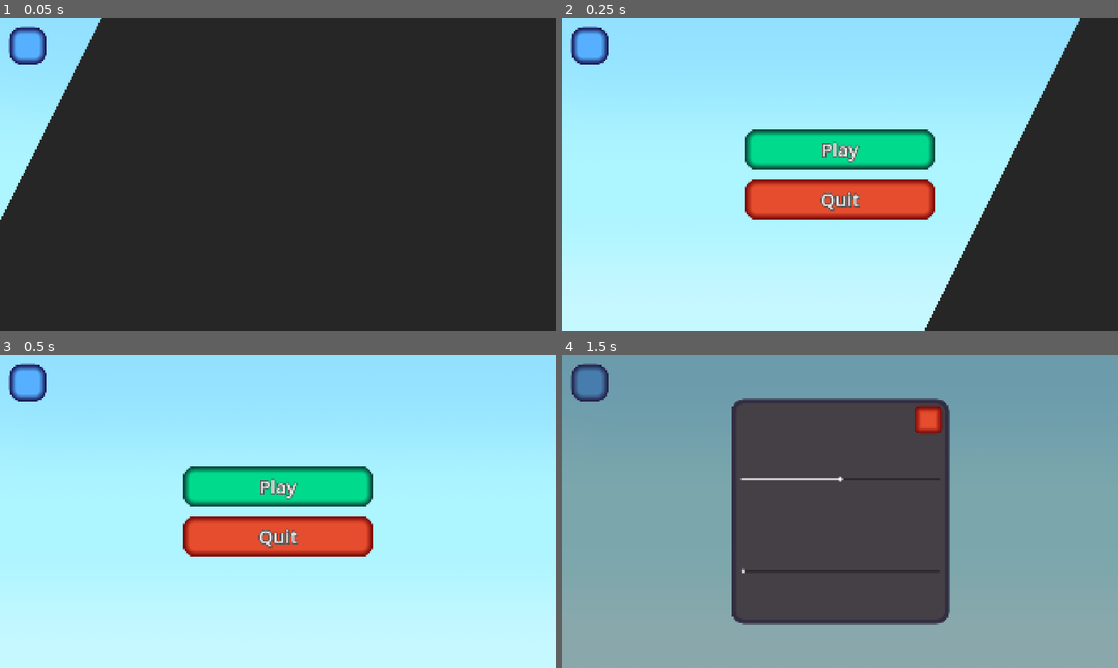
Above: before the commit, frames 1-4 (two rows, left to right).
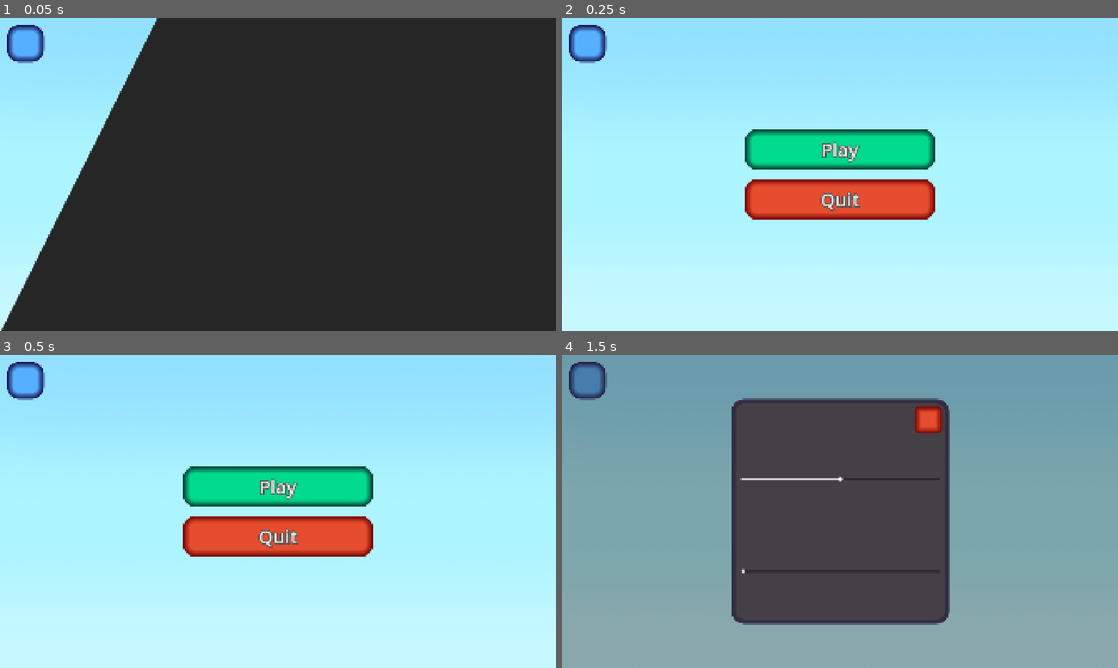
Above: after the commit, the same moments.

Repository: urebus-godot/red-ball-game
Game: Godot game, scene res://scenes_scripts/ui/root/main_menu.tscn
The game is run twice, just before and just after one commit, with the same random seed, the same clock (stepped at 60 frames per second) and the same inputs.
Inputs (mouse positions are in pixels of both pictures, inside the frame that each line leads up to; where the layout moved, square brackets give the same spot in the first picture):
- Up to frame 1 (0.05 s): no input
- Up to frame 2 (0.25 s): no input
- Up to frame 3 (0.5 s): no input
- Up to frame 4 (1.5 s): click (589, 380) [589, 383] at 0.5 s; click "Play" at 1.25 s

The runs differ from the first frame. In frame 1, 9.0% of the frame differs, in the area x 0-29%, y 0-100%; in frame 2, 21%, in the area x 1-100%, y 0-100%; in frame 3, 0.5%; in frame 4, 0.5%.

Commit message:
Making game UI

Diff:
--- a/globals/transition/transition_screen.gd
+++ b/globals/transition/transition_screen.gd
@@ -1,19 +1,23 @@
 extends CanvasLayer
 
-const START_TWEEN_POSITION: float = -280
-const END_TWEEN_POSITION: float = 2600
+const START_TWEEN_POSITION_X: float = -280
+const END_TWEEN_POSITION_X: float = 2600
+const START_POSITION_X: float = START_TWEEN_POSITION_X - END_TWEEN_POSITION_X
+const TWEEN_DURATION: float = 0.26
 
 @onready var panel: Panel = $Panel
 
 
 func start_trans() -> void:
+	panel.position.x = START_POSITION_X
 	var tween = panel.create_tween()
-	tween.tween_property(panel, "position:x", START_TWEEN_POSITION, 0.4)
+	tween.tween_property(panel, "position:x", START_TWEEN_POSITION_X, TWEEN_DURATION)
 	await tween.finished
 
 func end_trans() -> void:
+	panel.position.x = START_TWEEN_POSITION_X
 	var tween = panel.create_tween()
-	tween.tween_property(panel, "position:x", END_TWEEN_POSITION, 0.4)
+	tween.tween_property(panel, "position:x", END_TWEEN_POSITION_X, TWEEN_DURATION)
 	await tween.finished
 
 
@@ -24,4 +28,4 @@
 
 
 func _ready() -> void:
-	panel.position.x = -280
+	end_trans()
--- a/project.godot
+++ b/project.godot
@@ -79,6 +79,16 @@
 "events": [Object(InputEventKey,"resource_local_to_scene":false,"resource_name":"","device":-1,"window_id":0,"alt_press …(192 unchanged characters)…
 ]
 }
+pause={
+"deadzone": 0.2,
+"events": [Object(InputEventKey,"resource_local_to_scene":false,"resource_name":"","device":-1,"window_id":0,"alt_pressed":false,"shift_pressed":false,"ctrl_pressed":false,"meta_pressed":false,"pressed":false,"keycode":0,"physical_keycode":4194305,"key_label":0,"unicode":0,"location":0,"echo":false,"script":null)
+]
+}
+restart={
+"deadzone": 0.2,
+"events": [Object(InputEventKey,"resource_local_to_scene":false,"resource_name":"","device":-1,"window_id":0,"alt_pressed":false,"shift_pressed":false,"ctrl_pressed":true,"meta_pressed":false,"pressed":false,"keycode":0,"physical_keycode":82,"key_label":0,"unicode":0,"location":0,"echo":false,"script":null)
+]
+}
 
 [layer_names]
 
--- /dev/null
+++ b/resources/themes/blue_square_button.tres
@@ -0,0 +1,58 @@
+[gd_resource type="Theme" format=3 uid="uid://c6yrnifyunf8d"]
+
+[sub_resource type="StyleBoxEmpty" id="StyleBoxEmpty_n363v"]
+
+[sub_resource type="StyleBoxFlat" id="StyleBoxFlat_aify2"]
+bg_color = Color(0.51, 0.82033336, 1, 1)
+border_width_left = 24
+border_width_top = 24
+border_width_right = 24
+border_width_bottom = 24
+border_color = Color(0.094600014, 0.12814008, 0.43, 1)
+border_blend = true
+corner_radius_top_left = 40
+corner_radius_top_right = 40
+corner_radius_bottom_right = 40
+corner_radius_bottom_left = 40
+shadow_color = Color(0.64, 0.87999994, 1, 1)
+shadow_size = 12
+
+[sub_resource type="StyleBoxFlat" id="StyleBoxFlat_r3nkn"]
+bg_color = Color(0.33999997, 0.692, 1, 1)
+border_width_left = 24
+border_width_top = 24
+border_width_right = 24
+border_width_bottom = 24
+border_color = Color(0.08121997, 0.055800002, 0.31, 1)
+border_blend = true
+corner_radius_top_left = 40
+corner_radius_top_right = 40
+corner_radius_bottom_right = 40
+corner_radius_bottom_left = 40
+shadow_color = Color(0.95596343, 0.9559633, 0.95596343, 0.6)
+
+[sub_resource type="StyleBoxFlat" id="StyleBoxFlat_ygyyt"]
+bg_color = Color(0.23200002, 0.4970667, 0.8, 1)
+border_width_left = 24
+border_width_top = 24
+border_width_right = 24
+border_width_bottom = 24
+border_color = Color(0.065799974, 0.041999992, 0.28, 1)
+border_blend = true
+corner_radius_top_left = 40
+corner_radius_top_right = 40
+corner_radius_bottom_right = 40
+corner_radius_bottom_left = 40
+shadow_color = Color(0.95596343, 0.9559633, 0.95596343, 0.6)
+
+[resource]
+Button/colors/font_color = Color(0.92099476, 0.9209946, 0.9209946, 1)
+Button/colors/font_hover_color = Color(0.98, 0.98, 0.98, 1)
+Button/colors/font_outline_color = Color(0.30692267, 0.3069227, 0.3069227, 1)
+Button/colors/font_pressed_color = Color(0.82, 0.82, 0.82, 1)
+Button/constants/outline_size = 16
+Button/font_sizes/font_size = 64
+Button/styles/focus = SubResource("StyleBoxEmpty_n363v")
+Button/styles/hover = SubResource("StyleBoxFlat_aify2")
+Button/styles/normal = SubResource("StyleBoxFlat_r3nkn")
+Button/styles/pressed = SubResource("StyleBoxFlat_ygyyt")
--- a/scenes_scripts/game/root/world.tscn
+++ b/scenes_scripts/game/root/world.tscn
@@ -32,9 +32,9 @@
 texture = ExtResource("2_74n1f")
 metadata/_edit_use_anchors_ = true
 
-[node name="CanvasLayer" type="CanvasLayer" parent="." unique_id=1004856744]
+[node name="UILayer" type="CanvasLayer" parent="." unique_id=1004856744]
 
-[node name="DebugPanel" parent="CanvasLayer" unique_id=1567030277 node_paths=PackedStringArray("nodes_for_texts") instance=ExtResource("2_2djus")]
+[node name="DebugPanel" parent="UILayer" unique_id=1567030277 node_paths=PackedStringArray("nodes_for_texts") instance=ExtResource("2_2djus")]
 visible = false
 nodes_for_texts = [NodePath("../../Player")]
 properties_for_texts = Array[String](["linear_velocity"])
--- /dev/null
+++ b/scenes_scripts/ui/hud/ui_layer.gd
@@ -0,0 +1,50 @@
+extends CanvasLayer
+
+@onready var tinting: ColorRect = $Tinting
+@onready var pause_menu: Control = $PauseMenu
+
+@export var level: int = 1
+
+var is_ui_free: bool = true
+
+
+func check_for_pause() -> void:
+	if not get_tree().paused:
+		pause_game()
+	else:
+		unpause_game()
+
+
+func pause_game() -> void:
+	get_tree().paused = true
+	show_pause_menu()
+
+func unpause_game() -> void:
+	get_tree().paused = false
+	hide_pause_menu()
+
+
+func restart_level() -> void:
+	is_ui_free = false
+	TransitionScreen.change_scene(Constants.LEVEL_PATH % level)
+
+
+func show_pause_menu() -> void:
+	is_ui_free = false
+	pause_menu.visible = true
+	await tinting.show_tinted_background()
+	is_ui_free = true
+
+func hide_pause_menu() -> void:
+	is_ui_free = false
+	pause_menu.visible = false
+	await tinting.hide_tinted_background()
+	is_ui_free = true
+
+
+func _input(event: InputEvent) -> void:
+	if is_ui_free:
+		if event.is_action_pressed("restart"):
+			restart_level()
+		elif event.is_action_pressed("pause"):
+			check_for_pause()
--- a/scenes_scripts/ui/hud/ui_layer.tscn
+++ b/scenes_scripts/ui/hud/ui_layer.tscn
@@ -1,3 +1,93 @@
 [gd_scene format=3 uid="uid://obqeiafka73e"]
 
+[ext_resource type="Theme" uid="uid://cxriancpnx75o" path="res://resources/themes/cyan_button.tres" id="1_sad0e"]
+[ext_resource type="Script" uid="uid://duh8ftb6laqj8" path="res://scenes_scripts/ui/hud/ui_layer.gd" id="1_tp5bd"]
+[ext_resource type="PackedScene" uid="uid://cj1lvehfme1dw" path="res://scenes_scripts/ui/tinting.tscn" id="2_e325d"]
+
 [node name="UILayer" type="CanvasLayer" unique_id=51763774]
+script = ExtResource("1_tp5bd")
+
+[node name="Control" type="Control" parent="." unique_id=1885894970]
+layout_mode = 3
+anchor_left = 0.0125
+anchor_top = 0.022222223
+anchor_right = 0.9875
+anchor_bottom = 0.9777778
+grow_horizontal = 2
+grow_vertical = 2
+metadata/_edit_use_anchors_ = true
+
+[node name="PauseButton" type="Button" parent="Control" unique_id=1838084363]
+custom_minimum_size = Vector2(96, 96)
+layout_mode = 1
+anchors_preset = 1
+anchor_left = 1.0
+anchor_right = 1.0
+offset_left = -96.0
+offset_bottom = 96.0
+grow_horizontal = 0
+metadata/_edit_use_anchors_ = true
+
+[node name="Tinting" parent="." unique_id=1261466242 instance=ExtResource("2_e325d")]
+
+[node name="PauseMenu" type="Control" parent="." unique_id=726044164]
+custom_minimum_size = Vector2(666, 666)
+layout_mode = 3
+anchors_preset = 8
+anchor_left = 0.5
+anchor_top = 0.5
+anchor_right = 0.5
+anchor_bottom = 0.5
+offset_left = -333.0
+offset_top = -436.0
+offset_right = 333.0
+offset_bottom = 436.0
+grow_horizontal = 2
+grow_vertical = 2
+
+[node name="Container" type="VBoxContainer" parent="PauseMenu" unique_id=1674905843]
+layout_mode = 1
+anchors_preset = 8
+anchor_left = 0.5
+anchor_top = 0.5
+anchor_right = 0.5
+anchor_bottom = 0.5
+offset_left = -304.0
+offset_top = -276.0
+offset_right = 304.0
+offset_bottom = 276.0
+grow_horizontal = 2
+grow_vertical = 2
+theme_override_constants/separation = 20
+
+[node name="ResumeButton" type="Button" parent="PauseMenu/Container" unique_id=1759643015]
+layout_mode = 2
+size_flags_vertical = 3
+theme = ExtResource("1_sad0e")
+
+[node name="OptionsButton" type="Button" parent="PauseMenu/Container" unique_id=155750206]
+layout_mode = 2
+size_flags_vertical = 3
+theme = ExtResource("1_sad0e")
+
+[node name="RestartButton" type="Button" parent="PauseMenu/Container" unique_id=1853521077]
+layout_mode = 2
+size_flags_vertical = 3
+theme = ExtResource("1_sad0e")
+
+[node name="QuitButton" type="Button" parent="PauseMenu/Container" unique_id=1282513740]
+layout_mode = 2
+size_flags_vertical = 3
+theme = ExtResource("1_sad0e")
+
+[node name="Label" type="Label" parent="PauseMenu" unique_id=2020483254]
+layout_mode = 1
+anchors_preset = 5
+anchor_left = 0.5
+anchor_right = 0.5
+offset_left = -20.0
+offset_right = 20.0
+offset_bottom = 23.0
+grow_horizontal = 2
+theme_override_font_sizes/font_size = 64
+text = "The game is paused..."
--- a/scenes_scripts/ui/root/main_menu.gd
+++ b/scenes_scripts/ui/root/main_menu.gd
@@ -36,7 +36,6 @@
 
 
 func _ready() -> void:
-	TransitionScreen.end_trans()
 	levels_menu.visible = true
 	levels_menu.position.x = 2000
 	DataManager.load_data()
--- a/scenes_scripts/ui/root/main_menu.tscn
+++ b/scenes_scripts/ui/root/main_menu.tscn
@@ -5,65 +5,9 @@
 [ext_resource type="Theme" uid="uid://cvprk2si4e2v2" path="res://resources/themes/square_button.tres" id="3_3djqw"]
 [ext_resource type="Theme" uid="uid://cxriancpnx75o" path="res://resources/themes/cyan_button.tres" id="3_n363v"]
 [ext_resource type="Theme" uid="uid://k8oddh018ug7" path="res://resources/themes/red_button.tres" id="4_7u1tn"]
+[ext_resource type="Theme" uid="uid://c6yrnifyunf8d" path="res://resources/themes/blue_square_button.tres" id="5_r3nkn"]
 [ext_resource type="PackedScene" uid="uid://cj1lvehfme1dw" path="res://scenes_scripts/ui/tinting.tscn" id="6_aify2"]
 [ext_resource type="PackedScene" uid="uid://de4m7ia64dubp" path="res://scenes_scripts/ui/menus/options_menu.tscn" id="6_bvkmw"]
-
-[sub_resource type="StyleBoxEmpty" id="StyleBoxEmpty_n363v"]
-
-[sub_resource type="StyleBoxFlat" id="StyleBoxFlat_aify2"]
-bg_color = Color(0.51, 0.82033336, 1, 1)
-border_width_left = 24
-border_width_top = 24
-border_width_right = 24
-border_width_bottom = 24
-border_color = Color(0.094600014, 0.12814008, 0.43, 1)
-border_blend = true
-corner_radius_top_left = 40
-corner_radius_top_right = 40
-corner_radius_bottom_right = 40
-corner_radius_bottom_left = 40
-shadow_color = Color(0.64, 0.87999994, 1, 1)
-shadow_size = 12
-
-[sub_resource type="StyleBoxFlat" id="StyleBoxFlat_r3nkn"]
-bg_color = Color(0.33999997, 0.692, 1, 1)
-border_width_left = 24
-border_width_top = 24
-border_width_right = 24
-border_width_bottom = 24
-border_color = Color(0.08121997, 0.055800002, 0.31, 1)
-border_blend = true
-corner_radius_top_left = 40
-corner_radius_top_right = 40
-corner_radius_bottom_right = 40
-corner_radius_bottom_left = 40
-shadow_color = Color(0.95596343, 0.9559633, 0.95596343, 0.6)
-
-[sub_resource type="StyleBoxFlat" id="StyleBoxFlat_ygyyt"]
-bg_color = Color(0.23200002, 0.4970667, 0.8, 1)
-border_width_left = 24
-border_width_top = 24
-border_width_right = 24
-border_width_bottom = 24
-border_color = Color(0.065799974, 0.041999992, 0.28, 1)
-border_blend = true
-corner_radius_top_left = 40
-corner_radius_top_right = 40
-corner_radius_bottom_right = 40
-corner_radius_bottom_left = 40
-shadow_color = Color(0.95596343, 0.9559633, 0.95596343, 0.6)
-
-[sub_resource type="Theme" id="Theme_tryju"]
-Button/colors/font_color = Color(0.92099476, 0.9209946, 0.9209946, 1)
-Button/colors/font_hover_color = Color(0.98, 0.98, 0.98, 1)
-Button/colors/font_outline_color = Color(0.30692267, 0.3069227, 0.3069227, 1)
-Button/colors/font_pressed_color = Color(0.82, 0.82, 0.82, 1)
-Button/constants/outline_size = 16
-Button/font_sizes/font_size = 64
-Button/styles/focus = SubResource("StyleBoxEmpty_n363v")
-Button/styles/hover = SubResource("StyleBoxFlat_aify2")
-Button/styles/normal = SubResource("StyleBoxFlat_r3nkn")
-Button/styles/pressed = SubResource("StyleBoxFlat_ygyyt")
 
 [node name="MainMenu" type="Control" unique_id=1451304987]
 layout_mode = 3
@@ -85,10 +29,10 @@
 
 [node name="StartMenu" type="Control" parent="." unique_id=1230897194]
 layout_mode = 1
-anchor_left = 0.016666668
-anchor_top = 0.02962963
-anchor_right = 0.98333335
-anchor_bottom = 0.97037035
+anchor_left = 0.0125
+anchor_top = 0.022222223
+anchor_right = 0.9875
+anchor_bottom = 0.9777778
 grow_horizontal = 2
 grow_vertical = 2
 metadata/_edit_use_anchors_ = true
@@ -125,7 +69,7 @@
 layout_mode = 0
 offset_right = 8.0
 offset_bottom = 8.0
-theme = SubResource("Theme_tryju")
+theme = ExtResource("5_r3nkn")
 
 [node name="LevelsMenu" type="Control" parent="." unique_id=394315189]
 visible = false
@@ -231,7 +175,7 @@
 layout_mode = 0
 offset_right = 8.0
 offset_bottom = 8.0
-theme = SubResource("Theme_tryju")
+theme = ExtResource("5_r3nkn")
 
 [node name="Tinting" parent="." unique_id=1261466242 instance=ExtResource("6_aify2")]
 visible = false
Not shown, added: scenes_scripts/ui/hud/ui_layer.gd.uid
